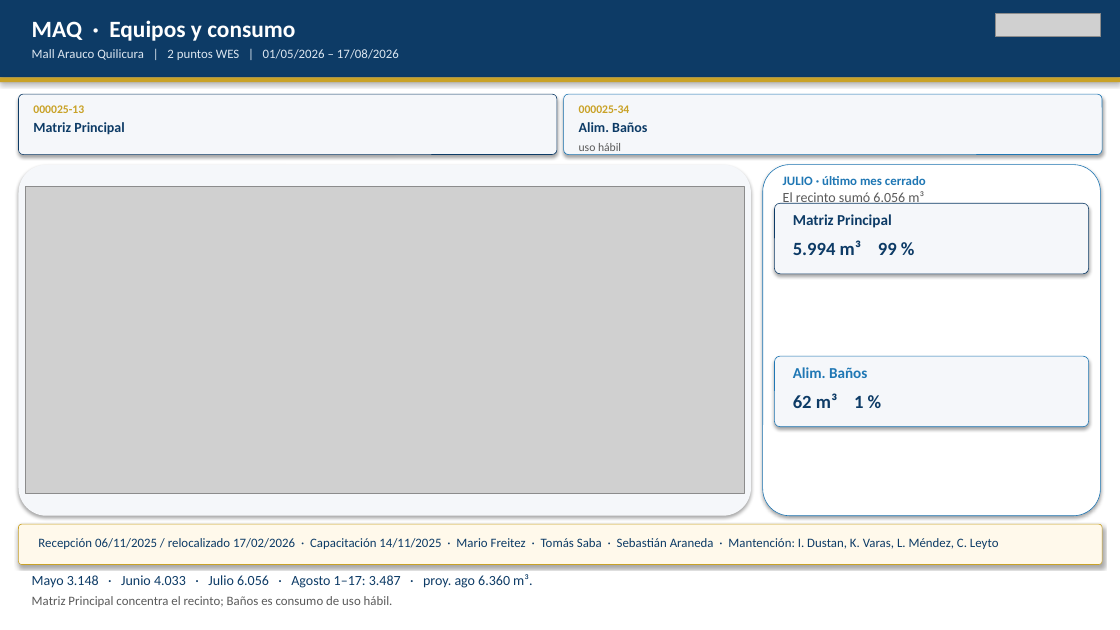
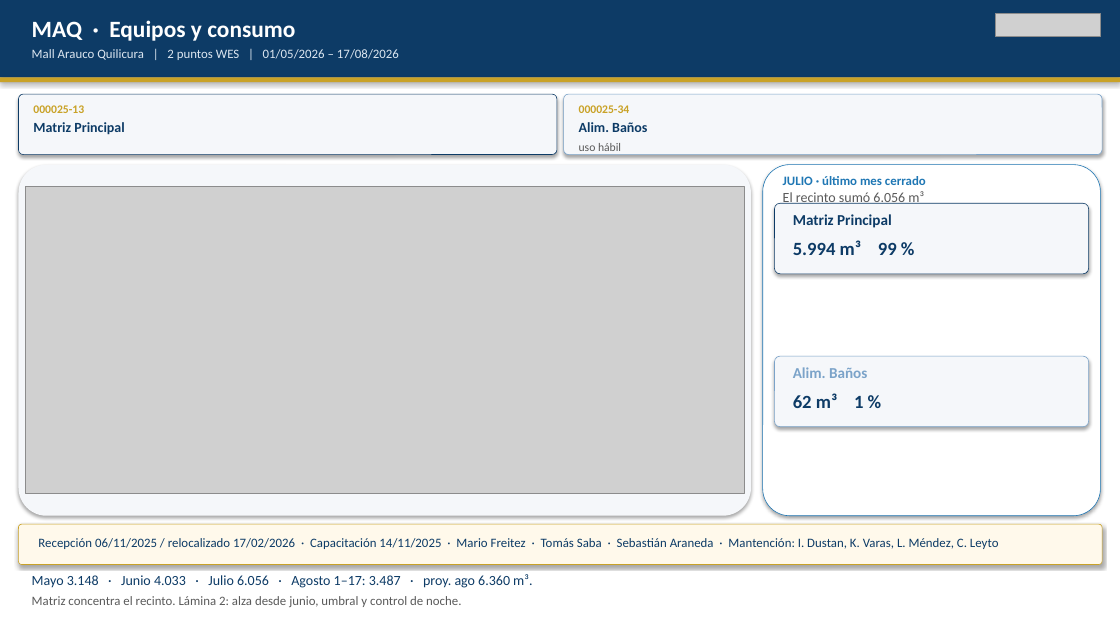
Before and after one commit to anibaloperacionesWes/wes-scripts, a slide deck: slide 6 of reports/Parque_Arauco/TMP_7MALLS/entrega_diego_anibal/Recorrido_ejecutivo_PA_MAE_20260817.pptx. Drawn at 1120x630 pixels with LibreOffice and Linux fonts; fonts in the diff are those of the drawing; grey boxes stand for pictures. Boxes give left, top, right and bottom in pixels: in the first picture for what was removed or moved away, otherwise in the second. Text is boxed around its words. In the diff, an @@ line names an element or a change of style, - is before the commit and + after.

```diff
--- a/reports/Parque_Arauco/TMP_7MALLS/entrega_diego_anibal/Recorrido_ejecutivo_PA_MAE_20260817.pptx
+++ b/reports/Parque_Arauco/TMP_7MALLS/entrega_diego_anibal/Recorrido_ejecutivo_PA_MAE_20260817.pptx
@@ rounded rectangle at [564, 94, 1102, 155]: outline #1F77B4 0.5 pt to #7BA3C9 0.5 pt @@
@@ rounded rectangle at [775, 356, 1089, 427]: outline #1F77B4 0.5 pt to #7BA3C9 0.5 pt @@
@@ text "Alim. Baños" at [793, 367, 867, 378]: text colour #1F77B4 to #7BA3C9 @@
@@ text at [32, 596, 461, 607]: text changed @@
-Matriz Principal concentra el recinto; Baños es consumo de uso hábil.
+Matriz concentra el recinto. Lámina 2: alza desde junio, umbral y control de noche.
```
Also in this commit, not shown: 5 other slides changed, 1 slide added, 2 other files.
